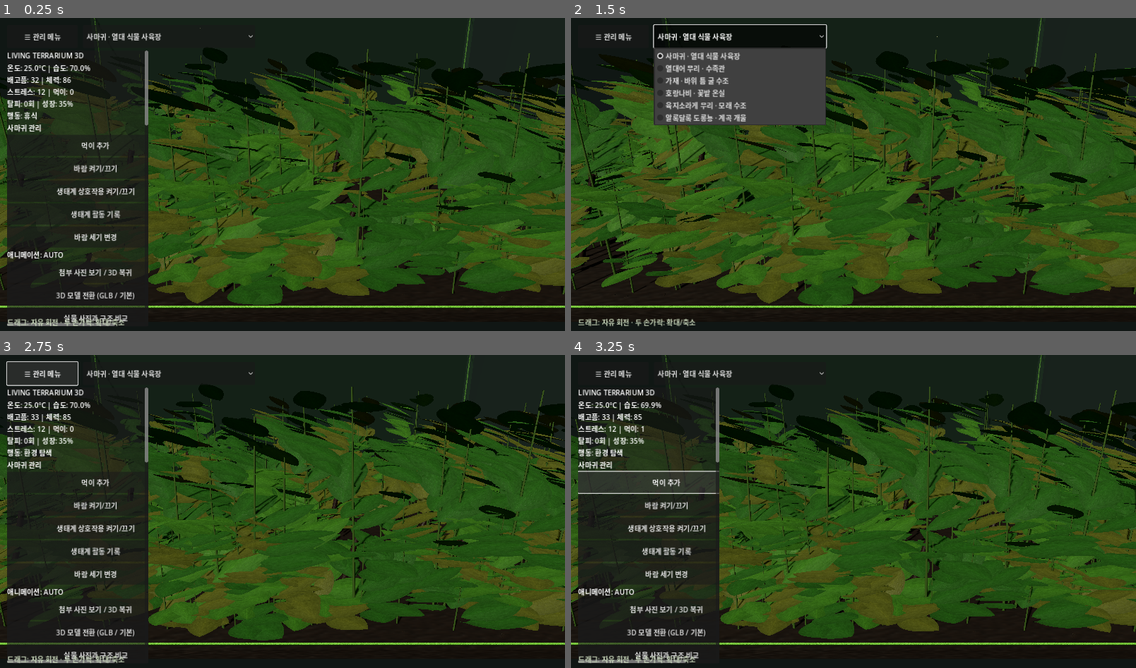
Above: before the commit, frames 1-4 (two rows, left to right).
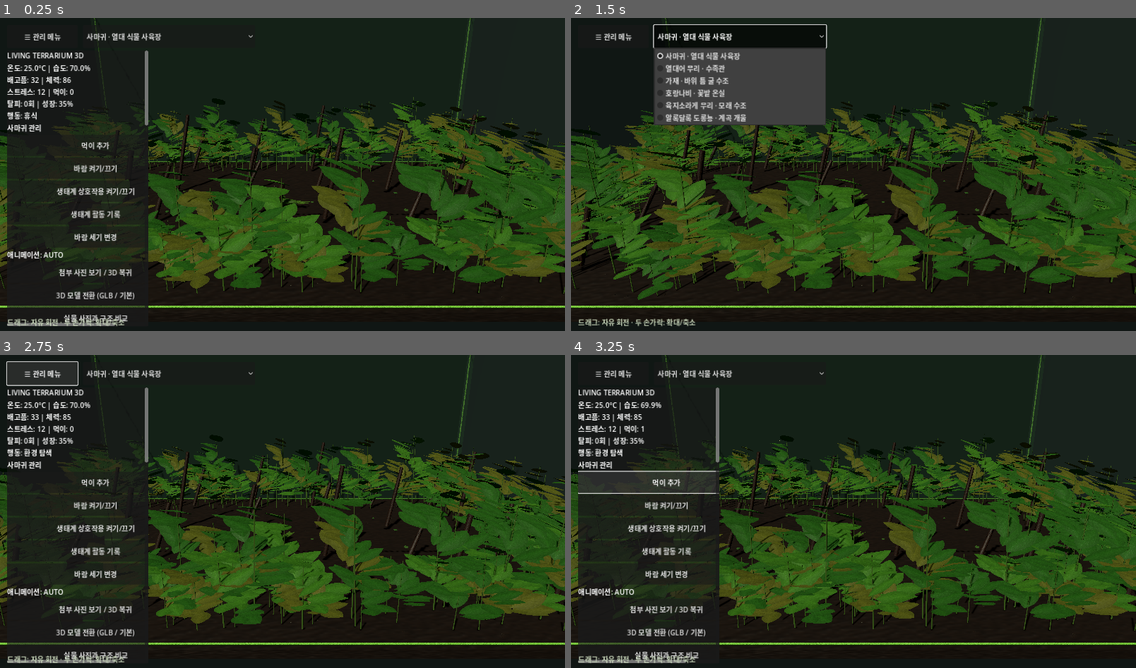
Above: after the commit, the same moments.

Repository: s5vrusg22-stack/LivingTerrarium
Game: Godot game, scene res://scenes/main.tscn
The game is run twice, just before and just after one commit, with the same random seed, the same clock (stepped at 60 frames per second) and the same inputs.
Inputs:
- Up to frame 1 (0.25 s): no input
- Up to frame 2 (1.5 s): click "☰ 관리 메뉴" at 0.5 s; click "사마귀 · 열대 식물 사육장" at 1.25 s
- Up to frame 3 (2.75 s): click "☰ 관리 메뉴" at 2 s
- Up to frame 4 (3.25 s): click "먹이 추가" at 2.75 s

The runs differ from the first frame. In frame 1, 33% of the frame differs, in the area x 0-100%, y 3-92%; in frame 2, 39%, in the area x 0-100%, y 5-92%; in frame 3, 33%; in frame 4, 32%.

Commit message:
Fix v8.3 canopy scale and keep the viewing lane clear

Diff:
--- a/scripts/main.gd
+++ b/scripts/main.gd
@@ -1578,7 +1578,7 @@
 func _create_animated_ecosystem() -> void:
     habitat_motion_root = Node3D.new()
     habitat_motion_root.name = "AnimatedEcosystem"
-    habitat_motion_root.scale = Vector3.ONE * HABITAT_LINEAR_SCALE
+    # Keep plant dimensions at a readable size; scale their positions into the larger enclosure.
     add_child(habitat_motion_root)
     var rng := RandomNumberGenerator.new()
     rng.seed = 17012026
@@ -1604,24 +1604,22 @@
         plant.name = "Plant_%02d" % i
         var plant_x := 0.0
         var plant_z := 0.0
-        if i % 5 == 0:
-            plant_x = rng.randf_range(-3.25, 3.25)
-            plant_z = rng.randf_range(-2.25, 2.25)
-        else:
-            match i % 4:
-                0:
-                    plant_x = rng.randf_range(-4.35, 4.35)
-                    plant_z = rng.randf_range(-3.08, -2.30)
-                1:
-                    plant_x = rng.randf_range(-4.35, 4.35)
-                    plant_z = rng.randf_range(2.30, 3.08)
-                2:
-                    plant_x = rng.randf_range(-4.52, -3.75)
-                    plant_z = rng.randf_range(-2.95, 2.95)
-                _:
-                    plant_x = rng.randf_range(3.75, 4.52)
-                    plant_z = rng.randf_range(-2.95, 2.95)
-        plant.position = Vector3(plant_x, -0.53, plant_z)
+        # Keep a clear central viewing and walking lane. Plants grow around the
+        # perimeter; only their horizontal positions expand with the enclosure.
+        match i % 4:
+            0:
+                plant_x = rng.randf_range(-4.35, 4.35)
+                plant_z = rng.randf_range(-3.08, -2.30)
+            1:
+                plant_x = rng.randf_range(-4.35, 4.35)
+                plant_z = rng.randf_range(2.30, 3.08)
+            2:
+                plant_x = rng.randf_range(-4.52, -3.75)
+                plant_z = rng.randf_range(-2.95, 2.95)
+            _:
+                plant_x = rng.randf_range(3.75, 4.52)
+                plant_z = rng.randf_range(-2.95, 2.95)
+        plant.position = Vector3(plant_x * HABITAT_LINEAR_SCALE, -0.53, plant_z * HABITAT_LINEAR_SCALE)
         habitat_motion_root.add_child(plant)
         var canopy_plant := i % 3 == 0
         var height := rng.randf_range(1.65, 3.15) if canopy_plant else rng.randf_range(0.72, 1.80)
@@ -1668,7 +1666,7 @@
         visual.scale = Vector3.ONE * rng.randf_range(0.003, 0.008)
         visual.material_override = mote_mat
         mote.add_child(visual)
-        mote.position = Vector3(rng.randf_range(-4.35, 4.35), rng.randf_range(-0.3, 3.10), rng.randf_range(-3.05, 3.05))
+        mote.position = Vector3(rng.randf_range(-4.35, 4.35) * HABITAT_LINEAR_SCALE, rng.randf_range(-0.3, 3.10), rng.randf_range(-3.05, 3.05) * HABITAT_LINEAR_SCALE)
         habitat_motion_root.add_child(mote)
         drifting_particles.append(mote)
         particle_origins.append(mote.position)
--- /dev/null
+++ b/tests/check_habitat_canopy.gd
@@ -0,0 +1,52 @@
+extends SceneTree
+
+func _initialize() -> void:
+    call_deferred("_run_checks")
+
+
+func _run_checks() -> void:
+    var packed := load("res://scenes/main.tscn") as PackedScene
+    if packed == null:
+        _fail("Could not load the main terrarium scene.")
+        return
+
+    var app := packed.instantiate() as Node3D
+    if app == null:
+        _fail("The main scene root is not Node3D.")
+        return
+    root.add_child(app)
+    await process_frame
+
+    var ecosystem := app.get_node_or_null("AnimatedEcosystem") as Node3D
+    if ecosystem == null:
+        _fail("The animated ecosystem was not created.")
+        app.queue_free()
+        return
+    if not ecosystem.scale.is_equal_approx(Vector3.ONE):
+        _fail("Plant dimensions are being enlarged with the enclosure.")
+        app.queue_free()
+        return
+
+    var plant_count := 0
+    for child in ecosystem.get_children():
+        if child is Node3D and String(child.name).begins_with("Plant_"):
+            plant_count += 1
+            var position := (child as Node3D).position
+            if absf(position.x) < 5.2 and absf(position.z) < 3.7:
+                _fail("A plant was generated inside the central viewing lane.")
+                app.queue_free()
+                return
+
+    if plant_count != 300:
+        _fail("Expected 300 perimeter plants, found %d." % plant_count)
+        app.queue_free()
+        return
+
+    print("Canopy check passed: 300 perimeter plants, readable scale, clear center.")
+    app.queue_free()
+    quit(0)
+
+
+func _fail(message: String) -> void:
+    push_error(message)
+    quit(1)
Not shown, changed: .github/workflows/android.yml
